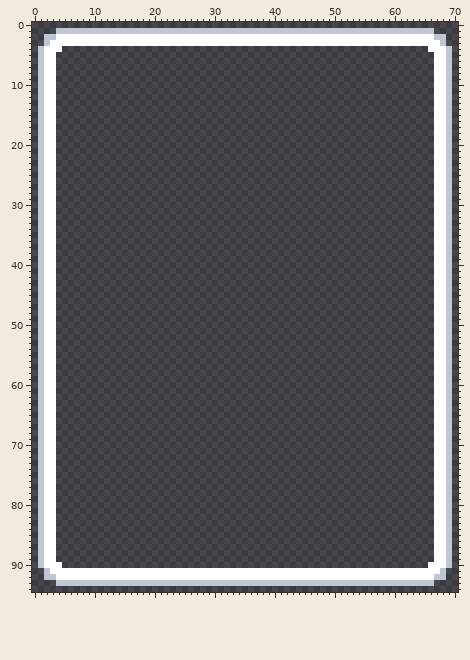
Pixel-art file -- assets/1x/joker_template.aseprite. Above, as it was before the edit.
71x95 pixels, 1 frame.
After:
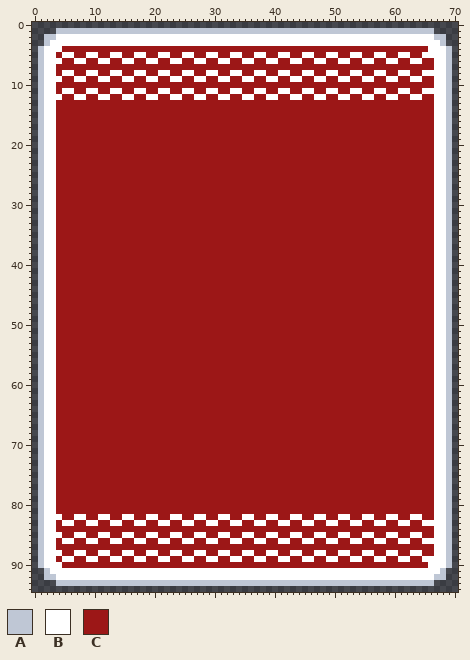
Palette (. is transparent): A #bfc7d5  B #ffffff  C #9c1717
The exact change:
layer "BG_Effect" added
layer "BG_User" added
Layer "BG_User":
y 4: x 5..65 ............................................................. -> CCCCCCCCCCCCCCCCCCCCCCCCCCCCCCCCCCCCCCCCCCCCCCCCCCCCCCCCCCCCC
y 5: x 4..66 ............................................................... -> CBBCCBBCCBBCCBBCCBBCCBBCCBBCCBBCCBBCCBBCCBBCCBBCCBBCCBBCCBBCCBB
y 6: x 4..66 ............................................................... -> BCCBBCCBBCCBBCCBBCCBBCCBBCCBBCCBBCCBBCCBBCCBBCCBBCCBBCCBBCCBBCC
y 7: x 4..66 ............................................................... -> CCCCCCCCCCCCCCCCCCCCCCCCCCCCCCCCCCCCCCCCCCCCCCCCCCCCCCCCCCCCCCC
y 8: x 4..66 ............................................................... -> CBBCCBBCCBBCCBBCCBBCCBBCCBBCCBBCCBBCCBBCCBBCCBBCCBBCCBBCCBBCCBB
y 9: x 4..66 ............................................................... -> BCCBBCCBBCCBBCCBBCCBBCCBBCCBBCCBBCCBBCCBBCCBBCCBBCCBBCCBBCCBBCC
y 10: x 4..66 ............................................................... -> CCCCCCCCCCCCCCCCCCCCCCCCCCCCCCCCCCCCCCCCCCCCCCCCCCCCCCCCCCCCCCC
y 11: x 4..66 ............................................................... -> CBBCCBBCCBBCCBBCCBBCCBBCCBBCCBBCCBBCCBBCCBBCCBBCCBBCCBBCCBBCCBB
y 12: x 4..66 ............................................................... -> BCCBBCCBBCCBBCCBBCCBBCCBBCCBBCCBBCCBBCCBBCCBBCCBBCCBBCCBBCCBBCC
y 13..81: x 4..66 ............................................................... -> CCCCCCCCCCCCCCCCCCCCCCCCCCCCCCCCCCCCCCCCCCCCCCCCCCCCCCCCCCCCCCC
y 82: x 4..66 ............................................................... -> BCCBBCCBBCCBBCCBBCCBBCCBBCCBBCCBBCCBBCCBBCCBBCCBBCCBBCCBBCCBBCC
y 83: x 4..66 ............................................................... -> CBBCCBBCCBBCCBBCCBBCCBBCCBBCCBBCCBBCCBBCCBBCCBBCCBBCCBBCCBBCCBB
y 84: x 4..66 ............................................................... -> CCCCCCCCCCCCCCCCCCCCCCCCCCCCCCCCCCCCCCCCCCCCCCCCCCCCCCCCCCCCCCC
y 85: x 4..66 ............................................................... -> BCCBBCCBBCCBBCCBBCCBBCCBBCCBBCCBBCCBBCCBBCCBBCCBBCCBBCCBBCCBBCC
y 86: x 4..66 ............................................................... -> CBBCCBBCCBBCCBBCCBBCCBBCCBBCCBBCCBBCCBBCCBBCCBBCCBBCCBBCCBBCCBB
y 87: x 4..66 ............................................................... -> CCCCCCCCCCCCCCCCCCCCCCCCCCCCCCCCCCCCCCCCCCCCCCCCCCCCCCCCCCCCCCC
y 88: x 4..66 ............................................................... -> BCCBBCCBBCCBBCCBBCCBBCCBBCCBBCCBBCCBBCCBBCCBBCCBBCCBBCCBBCCBBCC
y 89: x 4..66 ............................................................... -> CBBCCBBCCBBCCBBCCBBCCBBCCBBCCBBCCBBCCBBCCBBCCBBCCBBCCBBCCBBCCBB
y 90: x 5..65 ............................................................. -> CCCCCCCCCCCCCCCCCCCCCCCCCCCCCCCCCCCCCCCCCCCCCCCCCCCCCCCCCCCCC
Changed places in both pictures, as pixel boxes (x1, y1, x2, y2):
added: (56, 46, 434, 568)
